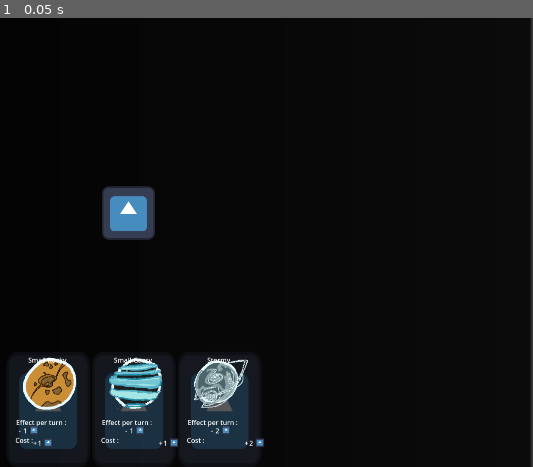
Above: before the commit, frame 1.
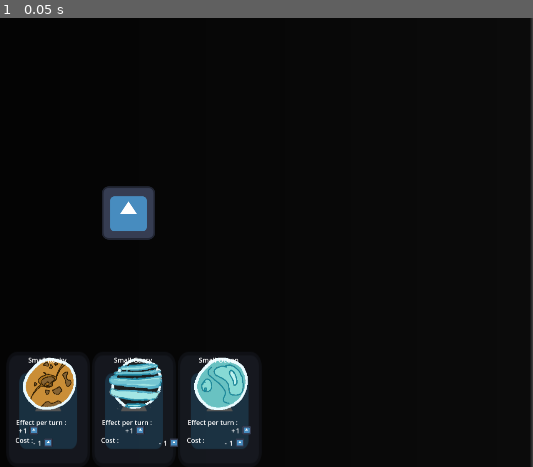
Above: after the commit, the same moment.

Repository: CorailleHorn/Godot-Wild-Jam-85
Game: Godot game, scene res://Scenes/main.tscn
Two runs of this game, one before a commit and one after it. Both use one fixed random seed, a clock stepped at 60 frames per second and the inputs below. The engine's default icon, where the game draws it, is replaced by a stand-in: a white triangle on a blue panel in a dark square.
Inputs:
- Up to frame 1 (0.05 s): no input

The runs differ from the first frame. In frame 1, 1.1% of the frame differs, in the area x 3-50%, y 75-96%.

Commit message:
Market fonctionel
Task #4 completed

Diff:
--- a/Scenes/UI/UI.tscn
+++ b/Scenes/UI/UI.tscn
@@ -30,11 +30,14 @@
 columns = 3
 metadata/_edit_use_anchors_ = true
 
-[node name="MarketItem" parent="UI/Market" instance=ExtResource("1_s86y4")]
+[node name="MarketItem1" parent="UI/Market" instance=ExtResource("1_s86y4")]
 layout_mode = 2
+market_slot = 1
 
 [node name="MarketItem2" parent="UI/Market" instance=ExtResource("1_s86y4")]
 layout_mode = 2
+market_slot = 2
 
 [node name="MarketItem3" parent="UI/Market" instance=ExtResource("1_s86y4")]
 layout_mode = 2
+market_slot = 3
--- a/Scenes/UI/market_item.gd
+++ b/Scenes/UI/market_item.gd
@@ -1,4 +1,6 @@
 extends Control
+
+@export var market_slot: int = 0
 
 var planet: PlanetResource = null : set = set_planet
 
@@ -7,24 +9,38 @@
 var dragged_object: TextureRect = null
 
 var rect_market: Rect2 = Rect2()
+var main_node: Main = null
 
 func set_planet(value: PlanetResource) -> void:
 	planet = value
-	$Center/LaPlanete.texture = planet.image
-	$NamePlanete.text = planet.name
-	$Effects/EffectOrCost.set_values(true, planet.cost_caillou, "Caillou")
-	$Effects/EffectOrCost2.set_values(true, planet.cost_gaz, "Gaz")
-	$Effects/EffectOrCost3.set_values(true, planet.cost_flotte, "Flotte")
-	$Costs/EffectOrCost.set_values(false, planet.effect_caillou, "Caillou")
-	$Costs/EffectOrCost2.set_values(false, planet.effect_gaz, "Gaz")
-	$Costs/EffectOrCost3.set_values(false, planet.effect_flotte, "Flotte")
+	if(planet != null):
+		$Center/Button.disabled = false
+		$Center/LaPlanete.texture = planet.image
+		$NamePlanete.text = planet.name
+		$Effects/EffectOrCost.set_values(false, planet.cost_caillou, "Caillou")
+		$Effects/EffectOrCost2.set_values(false, planet.cost_gaz, "Gaz")
+		$Effects/EffectOrCost3.set_values(false, planet.cost_flotte, "Flotte")
+		$Costs/EffectOrCost.set_values(true, planet.effect_caillou, "Caillou")
+		$Costs/EffectOrCost2.set_values(true, planet.effect_gaz, "Gaz")
+		$Costs/EffectOrCost3.set_values(true, planet.effect_flotte, "Flotte")
+	else:
+		$Center/Button.disabled = true
+		$Center/LaPlanete.texture = null
+		$NamePlanete.text = ""
+		$Effects/EffectOrCost.set_values(false, 0, "Caillou")
+		$Effects/EffectOrCost2.set_values(false, 0, "Gaz")
+		$Effects/EffectOrCost3.set_values(false, 0, "Flotte")
+		$Costs/EffectOrCost.set_values(true, 0, "Caillou")
+		$Costs/EffectOrCost2.set_values(true, 0, "Gaz")
+		$Costs/EffectOrCost3.set_values(true, 0, "Flotte")
 
 # Called when the node enters the scene tree for the first time.
 func _ready() -> void:
 	var market: GridContainer = get_parent()
 	await market.ready
 	rect_market = Rect2(market.position, market.size)
-	pass # Replace with function body.
+	main_node = get_node("/root/Main")
+	await main_node
 
 
 # Called every frame. 'delta' is the elapsed time since the previous frame.
@@ -34,7 +50,9 @@
 
 
 func _on_button_button_down() -> void:
-	# drag
+	if(cannot_afford(planet)):
+		print("could not buy !")
+		return
 	dragging = true
 	dragged_object = TextureRect.new()
 	dragged_object.texture = planet.image
@@ -43,13 +61,18 @@
 	offset = get_global_mouse_position() - dragged_object.position
 
 func _on_button_button_up() -> void:
+	if(dragging == false):
+		return
 	dragging = false
 	# si on achète
 	if(!rect_market.has_point(get_global_mouse_position())):
-		GAME_EVENTS.buy_planet.emit(planet, dragged_object.get_screen_position() + Vector2(64,64))
+		GAME_EVENTS.buy_planet.emit(market_slot, planet, dragged_object.get_screen_position() + Vector2(64,64))
 		print("bought")
 	# si on achète pas
 	else:
 		print("not bought")
 	$Center.remove_child(dragged_object)
 	dragged_object.queue_free()
+
+func cannot_afford(planet: PlanetResource) -> bool:
+	return main_node.caillou < planet.cost_caillou ||  main_node.gaz < planet.cost_gaz ||  main_node.flotte < planet.cost_flotte
--- a/Scenes/UI/ui.gd
+++ b/Scenes/UI/ui.gd
@@ -1,16 +1,35 @@
 extends Control
 
+var planet_array = [
+	preload(PLANET_CONSTANTS.PetiteRocheuse),
+	preload(PLANET_CONSTANTS.PetiteGazeuse),
+	preload(PLANET_CONSTANTS.PetiteOcean),
+	preload(PLANET_CONSTANTS.Magmatique),
+	preload(PLANET_CONSTANTS.Tempetueuse)
+]
+var main_node: Main = null
 
 # Called when the node enters the scene tree for the first time.
 func _ready() -> void:
+	GAME_EVENTS.add_new_market_item.connect(_on_GAME_EVENTS_add_new_market_item)
+	main_node = get_node("/root/Main")
+	await main_node
 	# Set market items
-	var planet = preload(PLANET_CONSTANTS.PetiteRocheuse)
-	var planet2 = preload(PLANET_CONSTANTS.PetiteGazeuse)
-	var planet3 = preload(PLANET_CONSTANTS.Tempetueuse)
-	$Market/MarketItem.set_planet(planet)
-	$Market/MarketItem2.set_planet(planet2)
-	$Market/MarketItem3.set_planet(planet3)
+	$Market/MarketItem1.set_planet(get_next_market_item())
+	$Market/MarketItem2.set_planet(get_next_market_item())
+	$Market/MarketItem3.set_planet(get_next_market_item())
 
-# Called every frame. 'delta' is the elapsed time since the previous frame.
-func _process(delta: float) -> void:
-	pass
+func can_afford(planet: PlanetResource) -> bool:
+	return main_node.caillou >= planet.cost_caillou &&  main_node.gaz >= planet.cost_gaz &&  main_node.flotte >= planet.cost_flotte
+
+func get_next_market_item() -> PlanetResource:
+	for i in range(planet_array.size()):
+		if can_afford(planet_array[i]):
+			return planet_array.pop_at(i)
+	if(planet_array.size() != 0):
+		return planet_array.pop_at(0)
+	else:
+		return null
+
+func _on_GAME_EVENTS_add_new_market_item(market_slot: int) -> void:
+	get_node("Market/MarketItem" + str(market_slot)).set_planet(get_next_market_item())
--- a/Scenes/main.gd
+++ b/Scenes/main.gd
@@ -1,3 +1,4 @@
+class_name Main
 extends Node2D
 @export_group("Ressources")
 @export var caillou: int = 0
@@ -23,7 +24,7 @@
 	pass
 
 
-func _on_GAME_EVENTS_buy_planet(planet: PlanetResource, position: Vector2) -> void:
+func _on_GAME_EVENTS_buy_planet(market_slot: int, planet: PlanetResource, position: Vector2) -> void:
 	var new_planet = Sprite2D.new()
 	new_planet.texture = planet.image
 	new_planet.global_position = position
@@ -38,3 +39,5 @@
 	caillou_par_tour += planet.effect_caillou
 	gaz_par_tour += planet.effect_gaz
 	flotte_par_tour += planet.effect_flotte
+
+	GAME_EVENTS.add_new_market_item.emit(market_slot)
--- a/Src/Autoloads/game_events.gd
+++ b/Src/Autoloads/game_events.gd
@@ -1,3 +1,4 @@
 extends Node
 # Place global signals here :
-signal buy_planet(planet: PlanetResource, position: Vector2)
+signal buy_planet(market_slot: int, planet: PlanetResource, position: Vector2)
+signal add_new_market_item(market_slot: int)
